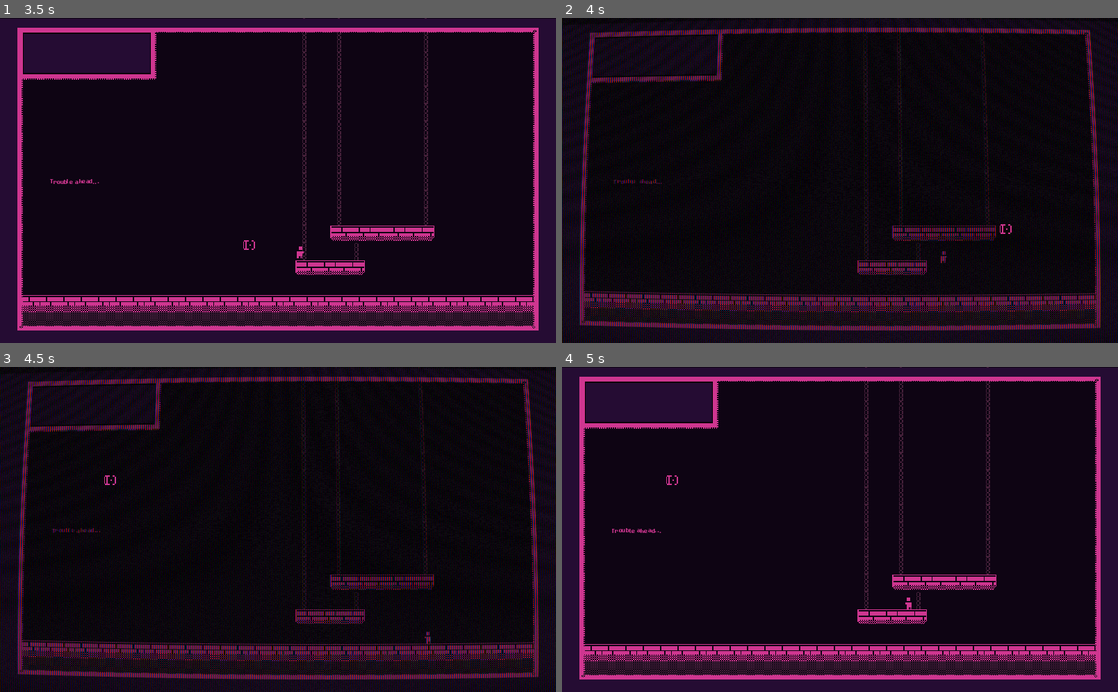
Above: before the commit, frames 1-4 (two rows, left to right).
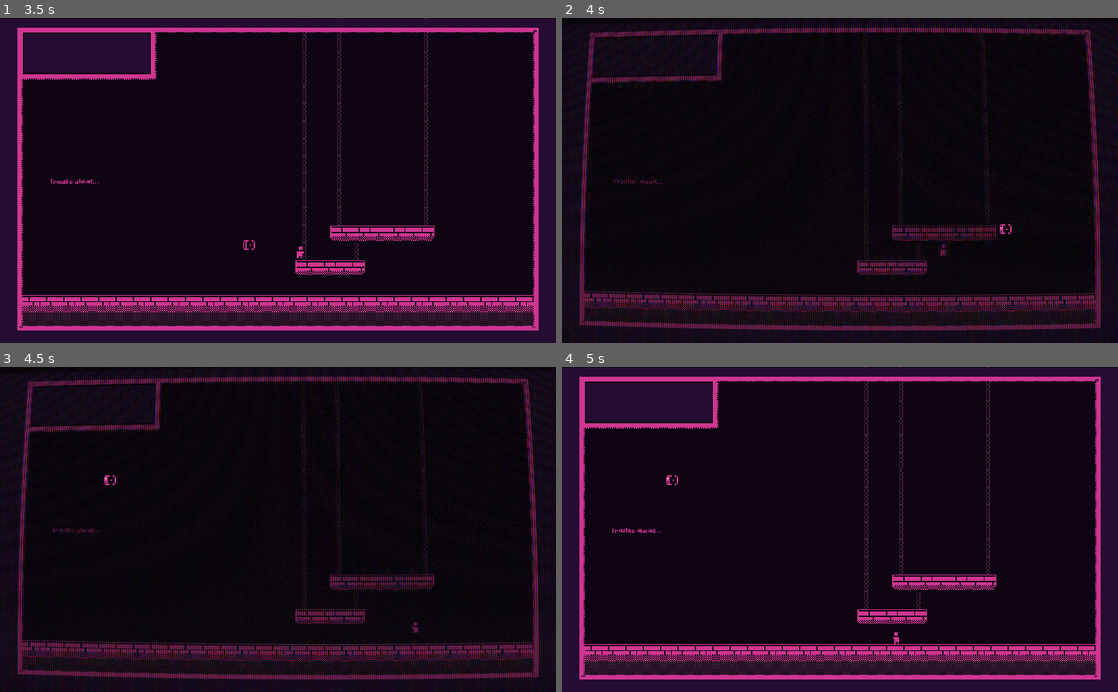
Above: after the commit, the same moments.

Repository: juli62/Sidescroller-Brinbo
Game: Godot game, scene res://Main Scene.tscn
The game is run twice, just before and just after one commit, with the same random seed, the same clock (stepped at 60 frames per second) and the same inputs.
Inputs (mouse positions are in pixels of both pictures, inside the frame that each line leads up to):
- Up to frame 1 (3.5 s): tap Enter at 0.5 s; move the mouse to (400, 164) at 0.52 s; hold D (right) 0.53-2.03 s; tap P (P) at 0.6, 1.55, 2.1, 3.05 s; tap W (jump) at 0.77, 1.52, 3.02 s; click (400, 164) at 0.8 s; tap Space at 1.25 s; move the mouse to (166, 196) at 1.27 s; click (166, 196) at 1.35 s; move the mouse to (127, 187) at 2.02 s; hold A (left) 2.03-2.78 s; click (127, 187) at 2.3 s; move the mouse to (250, 245) at 2.77 s; hold D (right) from 2.78 s (still down); click (250, 245) at 2.85 s
- Up to frame 2 (4 s): keep holding D (right); move the mouse to (1006, 229) at 3.52 s; tap P (P) at 3.6 s; tap W (jump) at 3.77 s; click (1006, 229) at 3.8 s
- Up to frame 3 (4.5 s): move the mouse to (111, 480) at 4.27 s; release D (right) at 4.28 s; hold A (left) from 4.28 s (still down); click (111, 480) at 4.35 s
- Up to frame 4 (5 s): keep holding A (left); tap W (jump) at 4.52 s; tap P (P) at 4.55 s

Frame 1 is identical in both runs. In frame 2, less than 0.1% of the frame differs, in the area x 68-80%, y 64-76%; in frame 3, less than 0.1%, in the area x 18-78%, y 33-86%; in frame 4, less than 0.1%.

Commit message:
Progress bar tweaks

Diff:
--- a/KinematicBody2D.gd
+++ b/KinematicBody2D.gd
@@ -27,13 +27,12 @@
 	velocity.y += gravity
 	print(c_down)
 	var friction = false
-	if Input.is_action_just_pressed("click") and c_down <=2:
+	if Input.is_action_just_pressed("click") and $"../Sprite/TextureProgress".value > 25:
 		target = get_global_mouse_position()
 		velocity = position.direction_to(target) * 550
 		c_down = c_down + 1
 		$"../Sprite/TextureProgress".value = $"../Sprite/TextureProgress".value - 25
-		if c_down >= 2:
-			$Timer.start()
+		$Timer.start()
 
 	if Input.is_action_pressed("left"):
 		velocity.x = max(velocity.x-acc, -max_speed)
@@ -74,8 +73,9 @@
 
 
 func _on_Timer_timeout():
-	c_down = 0
-	tween.interpolate_property($"../Sprite/TextureProgress", "value",
-		0, 100, 1,
-		Tween.TRANS_LINEAR, Tween.EASE_IN_OUT)
-	tween.start()
+	if $"../Sprite/TextureProgress".value <= 25:
+
+		tween.interpolate_property($"../Sprite/TextureProgress", "value",
+			0, 100, 1,
+			Tween.TRANS_LINEAR, Tween.EASE_IN_OUT)
+		tween.start()
--- a/Main Scene.tscn
+++ b/Main Scene.tscn
@@ -337,7 +337,6 @@
 playing = true
 
 [node name="Timer" type="Timer" parent="KinematicBody2D"]
-wait_time = 3.0
 
 [node name="StaticBody2D" type="StaticBody2D" parent="."]
 position = Vector2( 310.193, 528.035 )
